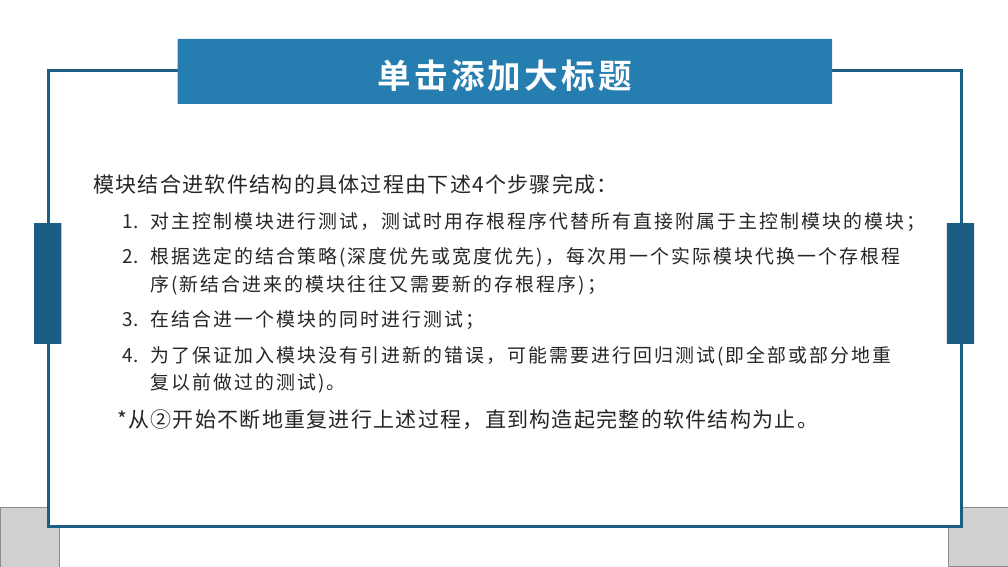
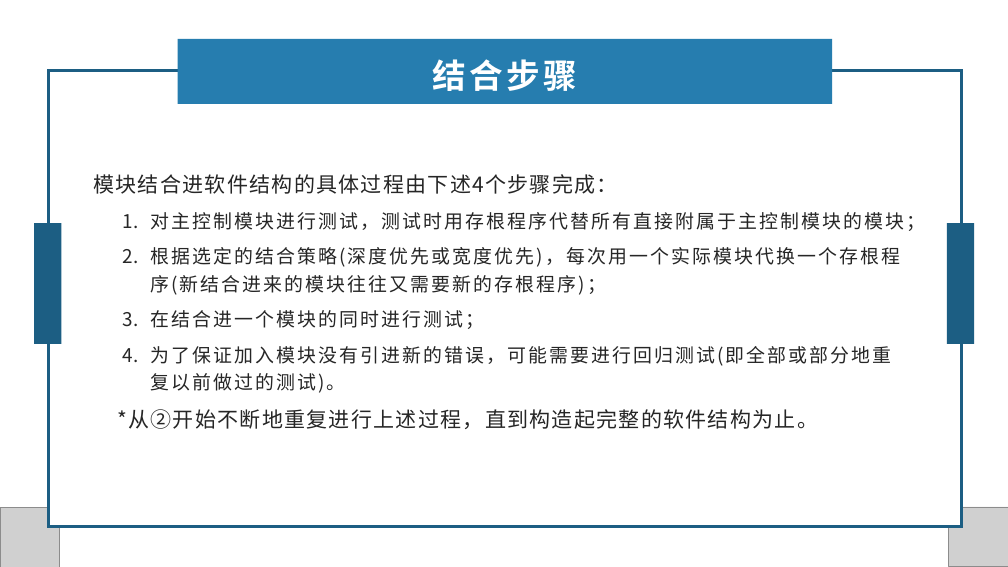
Before and after one commit to xlisses/ruang, a slide deck: slide 23 of implement/翻转PPT1.pptx. Drawn at 1008x567 pixels with LibreOffice and Linux fonts; fonts in the diff are those of the drawing; grey boxes stand for pictures. Boxes give left, top, right and bottom in pixels: in the first picture for what was removed or moved away, otherwise in the second. Text is boxed around its words. In the diff, an @@ line names an element or a change of style, - is before the commit and + after.

```diff
--- a/implement/翻转PPT1.pptx
+++ b/implement/翻转PPT1.pptx
@@ text at (433, 59, 577, 91): text changed @@
-单击添加大标题
+结合步骤
```
Also in this commit, not shown: 2 other files.
